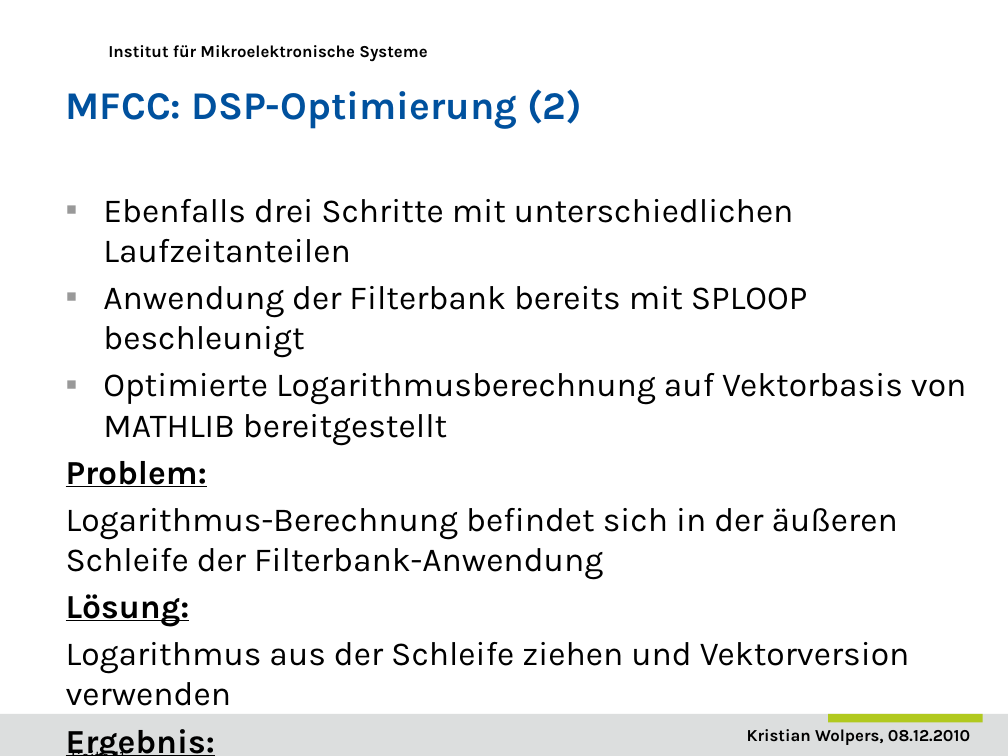
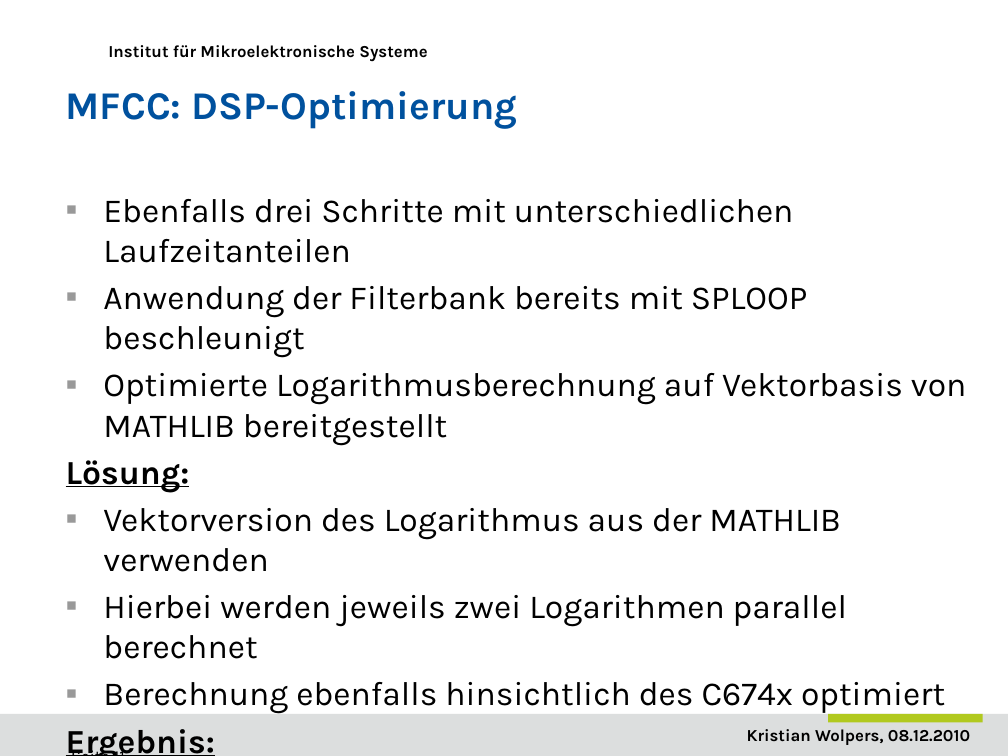
Before and after one commit to DuncanSin/Masterarbeit, a slide deck: slide 11 of Speech/Praesentation1.pptx. Drawn at 1008x756 pixels with LibreOffice and Linux fonts; fonts in the diff are those of the drawing; background and template pictures are left out. Boxes give left, top, right and bottom in pixels: in the first picture for what was removed or moved away, otherwise in the second. Text is boxed around its words. In the diff, an @@ line names an element or a change of style, - is before the commit and + after.

Commit message:
Update

```diff
--- a/Speech/Praesentation1.pptx
+++ b/Speech/Praesentation1.pptx
@@ title at (x1=66, y1=91, x2=517, y2=129): text changed @@
-MFCC: DSP-Optimierung (2)
+MFCC: DSP-Optimierung
@@ text at (x1=66, y1=461, x2=898, y2=580): paragraphs removed @@
-Problem:
-Logarithmus-Berechnung befindet sich in der äußeren Schleife der Filterbank-Anwendung
@@ text at (x1=103, y1=508, x2=945, y2=714): text changed @@
-Logarithmus aus der Schleife ziehen und Vektorversion verwenden
+▪ Vektorversion des Logarithmus aus der MATHLIB verwenden
+▪ Hierbei werden jeweils zwei Logarithmen parallel berechnet
+▪ Berechnung ebenfalls hinsichtlich des C674x optimiert
```
Also in this commit, not shown: 7 other slides changed.
